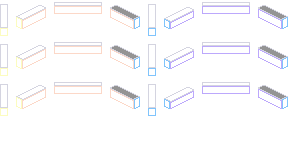
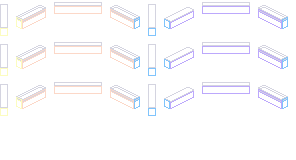
Two versions of the same layered image (w=296, h=160). Layer-by-layer changes:
painted on "Outline overlay T2" over box(17, 6, 287, 103)
showed "Outline overlay T1" over box(17, 6, 287, 103)
hid "Sprites" over box(17, 6, 287, 103)
hid "Background" over box(17, 6, 287, 103)
